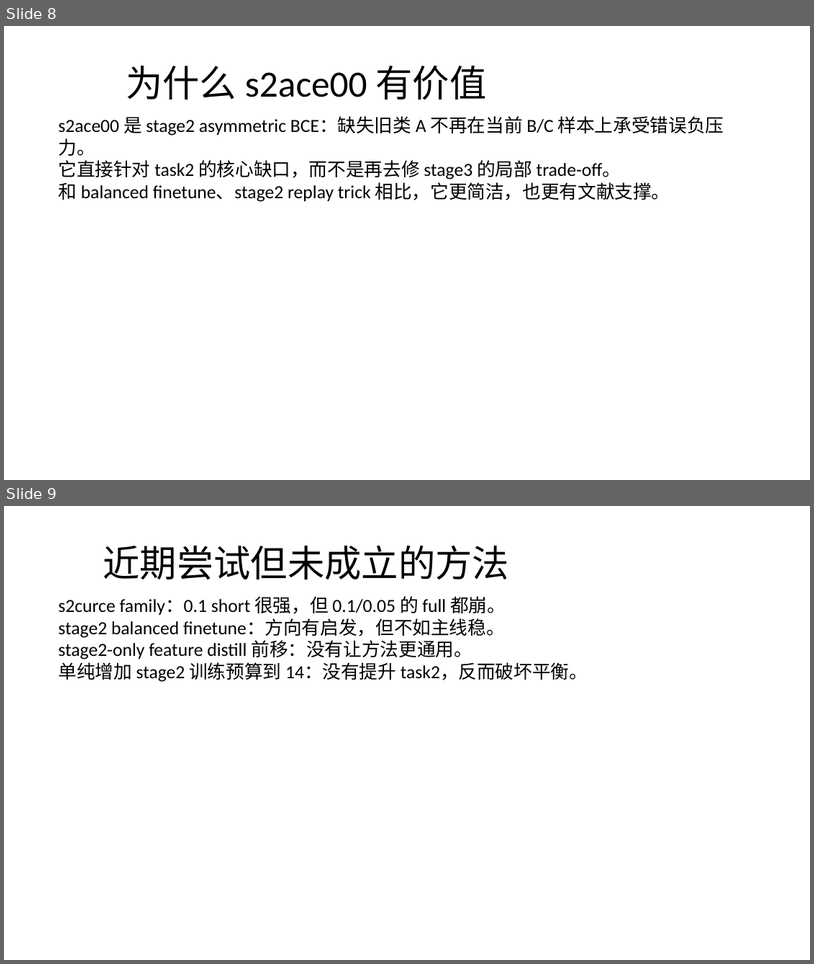
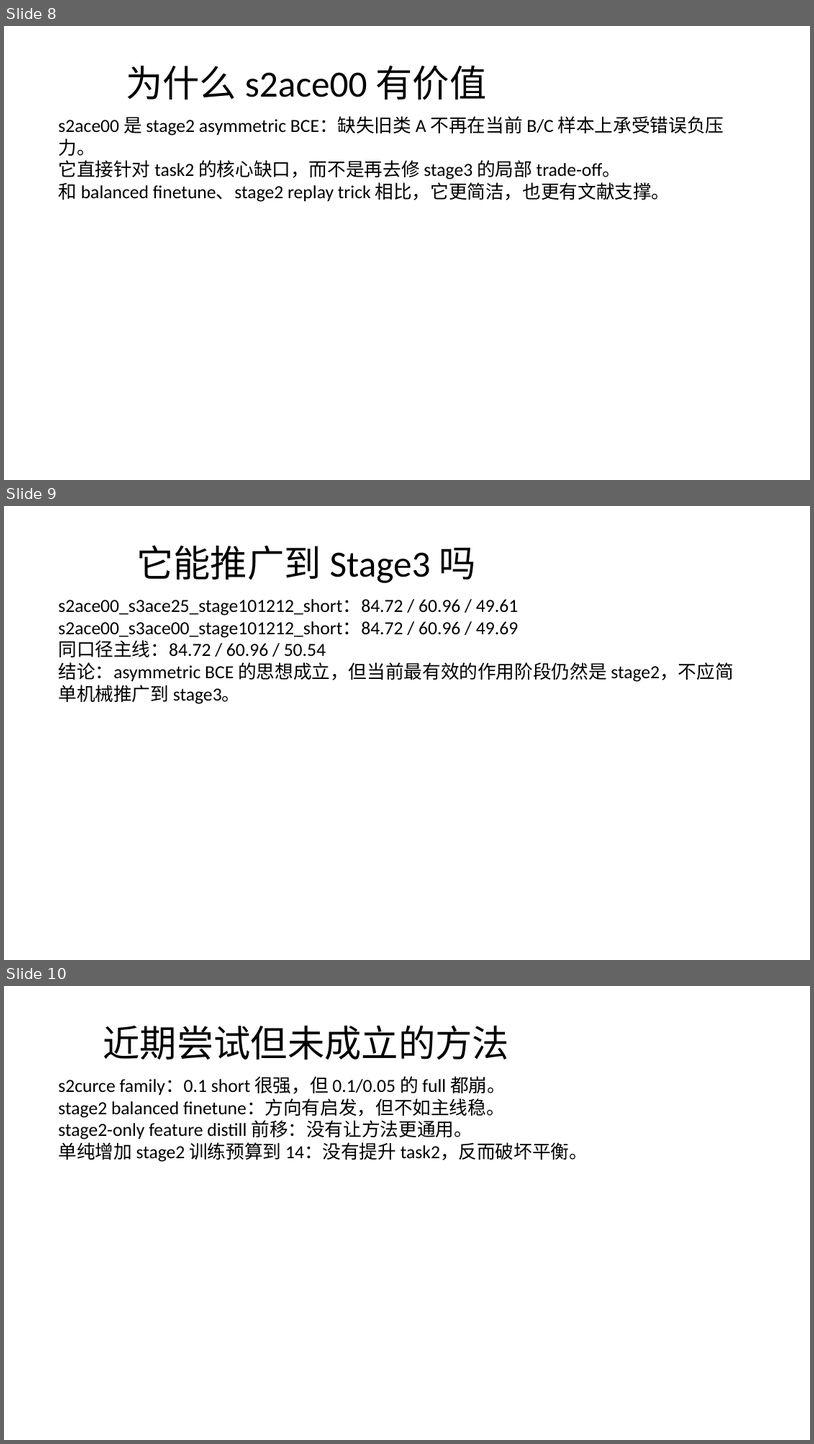
Before and after one commit to DevDreamerCB/iCaRL_codex, a slide deck: research/fixed_budget_progression_20260323_zh.pptx. Shown one above the other, each under a label of ours: slides 8 and 9 before the commit, slides 8, 9 and 10 after it. The pictures are 814x964 and 814x1444 pixels, drawn with LibreOffice and Linux fonts; fonts in the diff are those of the drawing. Boxes give left, top, right and bottom in pixels: in the first picture for what was removed or moved away, otherwise in the second. Text is boxed around its words. In the diff, an @@ line names an element or a change of style, - is before the commit and + after.

Commit message:
Update fixed-budget docs with stage3 asymmetric BCE results

```diff
--- a/research/fixed_budget_progression_20260323_zh.pptx
+++ b/research/fixed_budget_progression_20260323_zh.pptx
@@ slide 9 added at (x1=4, y1=506, x2=810, y2=960), background #FFFFFF @@
@@ title added at (x1=136, y1=545, x2=476, y2=583), 44 pt, text #000000 @@
+它能推广到 Stage3 吗
@@ text added at (x1=58, y1=599, x2=733, y2=704), 22 pt, text #000000 @@
+s2ace00_s3ace25_stage101212_short：84.72 / 60.96 / 49.61
+s2ace00_s3ace00_stage101212_short：84.72 / 60.96 / 49.69
+同口径主线：84.72 / 60.96 / 50.54
+结论：asymmetric BCE 的思想成立，但当前最有效的作用阶段仍然是 stage2，不应简单机械推广到 stage3。
@@ what was slide 9 is now slide 10 @@
```
Also in this commit, not shown: 1 slide changed, 6 other files.
